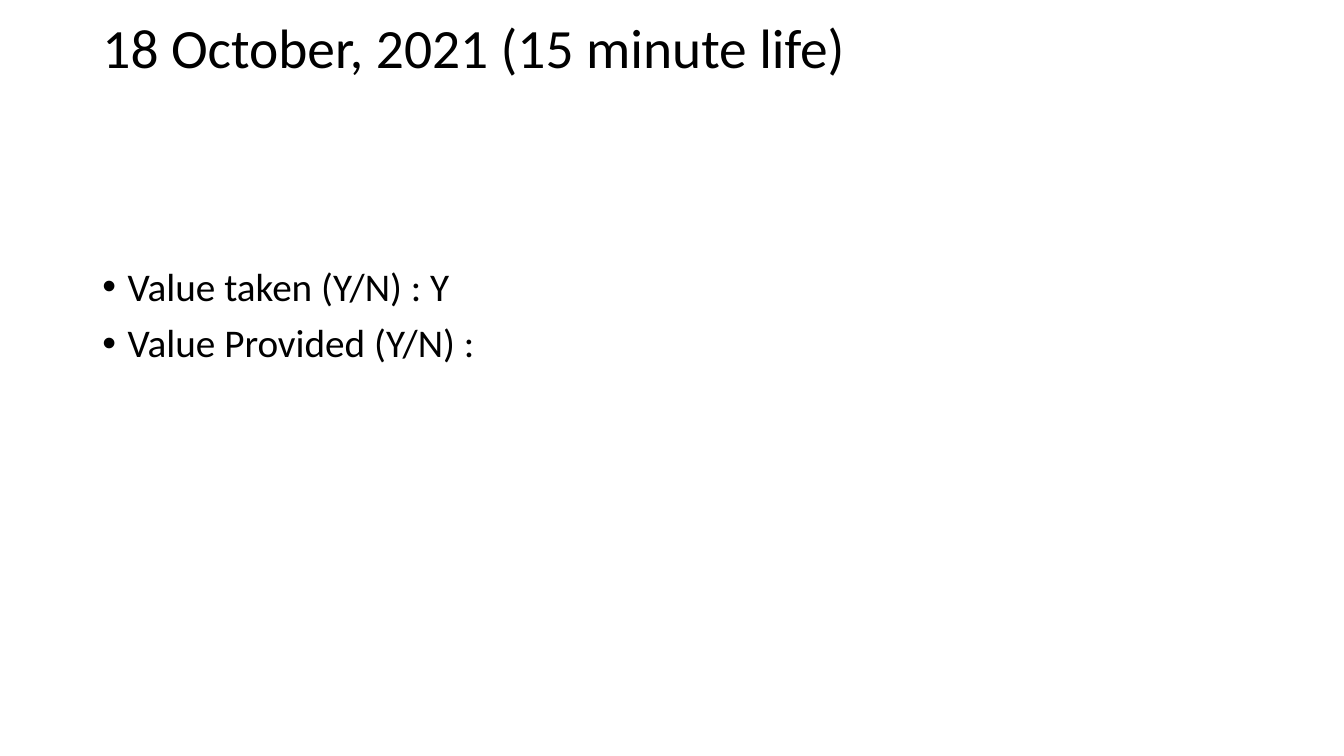
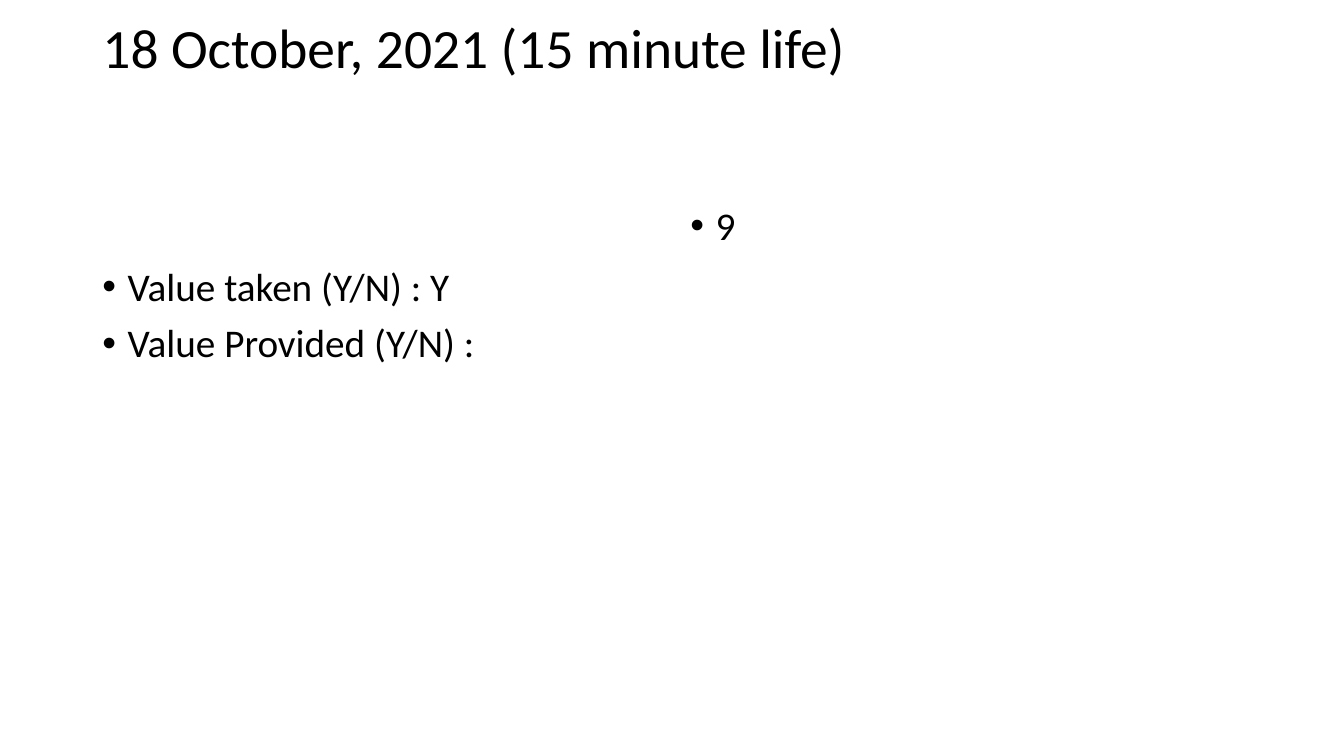
Before and after one commit to thinkervipulsrivastava/Life, a slide deck: slide 9 of Life/18 October, 2021 (15 minute life.pptx. Drawn at 1344x756 pixels with LibreOffice and Linux fonts; fonts in the diff are those of the drawing. Boxes give left, top, right and bottom in pixels: in the first picture for what was removed or moved away, otherwise in the second. Text is boxed around its words. In the diff, an @@ line names an element or a change of style, - is before the commit and + after.

```diff
--- a/Life/18 October, 2021 (15 minute life.pptx
+++ b/Life/18 October, 2021 (15 minute life.pptx
@@ text added at (x1=716, y1=214, x2=736, y2=240), 28 pt, text #000000 @@
+• 9
```
Also in this commit, not shown: 20 other files.
